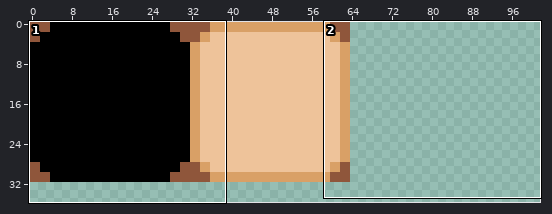
One commit to this pixel-art file: atlas_aseprite_file.aseprite. Above: a wide view before the commit, with the close-up outlined.
Close-up. First the earlier version:
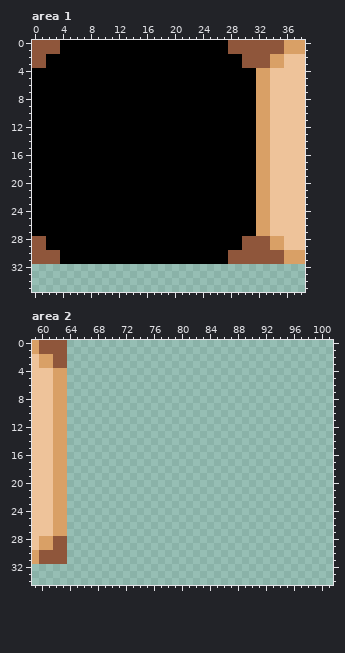
128x128 pixels, 1 frame. Shown: area 1: x 0..38, y 0..35; area 2: x 59..101, y 0..34. The wide view leaves out empty margins.
The same view after the edit:
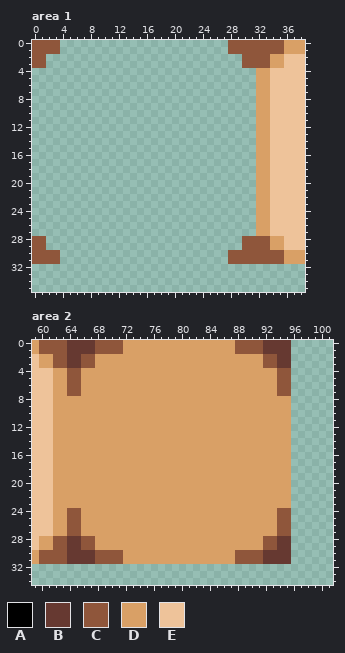
Palette (. is transparent): A #000000  B #663931  C #8f563b  D #d9a066  E #eec39a
What changed:
--- area 1
@@ x 0..38 @@
- 0 CCCCAAAAAAAAAAAAAAAAAAAAAAAACCCCCCCCDDD
- 1 CCCCAAAAAAAAAAAAAAAAAAAAAAAACCCCCCCCDDD
- 2 CCAAAAAAAAAAAAAAAAAAAAAAAAAAAACCCCDDEEE
- 3 CCAAAAAAAAAAAAAAAAAAAAAAAAAAAACCCCDDEEE
- 4 AAAAAAAAAAAAAAAAAAAAAAAAAAAAAAAADDEEEEE
- 5 AAAAAAAAAAAAAAAAAAAAAAAAAAAAAAAADDEEEEE
- 6 AAAAAAAAAAAAAAAAAAAAAAAAAAAAAAAADDEEEEE
- 7 AAAAAAAAAAAAAAAAAAAAAAAAAAAAAAAADDEEEEE
- 8 AAAAAAAAAAAAAAAAAAAAAAAAAAAAAAAADDEEEEE
- 9 AAAAAAAAAAAAAAAAAAAAAAAAAAAAAAAADDEEEEE
-10 AAAAAAAAAAAAAAAAAAAAAAAAAAAAAAAADDEEEEE
-11 AAAAAAAAAAAAAAAAAAAAAAAAAAAAAAAADDEEEEE
-12 AAAAAAAAAAAAAAAAAAAAAAAAAAAAAAAADDEEEEE
-13 AAAAAAAAAAAAAAAAAAAAAAAAAAAAAAAADDEEEEE
-14 AAAAAAAAAAAAAAAAAAAAAAAAAAAAAAAADDEEEEE
-15 AAAAAAAAAAAAAAAAAAAAAAAAAAAAAAAADDEEEEE
-16 AAAAAAAAAAAAAAAAAAAAAAAAAAAAAAAADDEEEEE
-17 AAAAAAAAAAAAAAAAAAAAAAAAAAAAAAAADDEEEEE
-18 AAAAAAAAAAAAAAAAAAAAAAAAAAAAAAAADDEEEEE
-19 AAAAAAAAAAAAAAAAAAAAAAAAAAAAAAAADDEEEEE
-20 AAAAAAAAAAAAAAAAAAAAAAAAAAAAAAAADDEEEEE
-21 AAAAAAAAAAAAAAAAAAAAAAAAAAAAAAAADDEEEEE
-22 AAAAAAAAAAAAAAAAAAAAAAAAAAAAAAAADDEEEEE
-23 AAAAAAAAAAAAAAAAAAAAAAAAAAAAAAAADDEEEEE
-24 AAAAAAAAAAAAAAAAAAAAAAAAAAAAAAAADDEEEEE
-25 AAAAAAAAAAAAAAAAAAAAAAAAAAAAAAAADDEEEEE
-26 AAAAAAAAAAAAAAAAAAAAAAAAAAAAAAAADDEEEEE
-27 AAAAAAAAAAAAAAAAAAAAAAAAAAAAAAAADDEEEEE
-28 CCAAAAAAAAAAAAAAAAAAAAAAAAAAAACCCCDDEEE
-29 CCAAAAAAAAAAAAAAAAAAAAAAAAAAAACCCCDDEEE
-30 CCCCAAAAAAAAAAAAAAAAAAAAAAAACCCCCCCCDDD
-31 CCCCAAAAAAAAAAAAAAAAAAAAAAAACCCCCCCCDDD
+ 0 CCCC........................CCCCCCCCDDD
+ 1 CCCC........................CCCCCCCCDDD
+ 2 CC............................CCCCDDEEE
+ 3 CC............................CCCCDDEEE
+ 4 ................................DDEEEEE
+ 5 ................................DDEEEEE
+ 6 ................................DDEEEEE
+ 7 ................................DDEEEEE
+ 8 ................................DDEEEEE
+ 9 ................................DDEEEEE
+10 ................................DDEEEEE
+11 ................................DDEEEEE
+12 ................................DDEEEEE
+13 ................................DDEEEEE
+14 ................................DDEEEEE
+15 ................................DDEEEEE
+16 ................................DDEEEEE
+17 ................................DDEEEEE
+18 ................................DDEEEEE
+19 ................................DDEEEEE
+20 ................................DDEEEEE
+21 ................................DDEEEEE
+22 ................................DDEEEEE
+23 ................................DDEEEEE
+24 ................................DDEEEEE
+25 ................................DDEEEEE
+26 ................................DDEEEEE
+27 ................................DDEEEEE
+28 CC............................CCCCDDEEE
+29 CC............................CCCCDDEEE
+30 CCCC........................CCCCCCCCDDD
+31 CCCC........................CCCCCCCCDDD
 32 .......................................
--- area 2
@@ x 59..101 @@
- 0 DCCCC......................................
- 1 DCCCC......................................
- 2 EDDCC......................................
- 3 EDDCC......................................
- 4 EEEDD......................................
- 5 EEEDD......................................
- 6 EEEDD......................................
- 7 EEEDD......................................
- 8 EEEDD......................................
- 9 EEEDD......................................
-10 EEEDD......................................
-11 EEEDD......................................
-12 EEEDD......................................
-13 EEEDD......................................
-14 EEEDD......................................
-15 EEEDD......................................
-16 EEEDD......................................
-17 EEEDD......................................
-18 EEEDD......................................
-19 EEEDD......................................
-20 EEEDD......................................
-21 EEEDD......................................
-22 EEEDD......................................
-23 EEEDD......................................
-24 EEEDD......................................
-25 EEEDD......................................
-26 EEEDD......................................
-27 EEEDD......................................
-28 EDDCC......................................
-29 EDDCC......................................
-30 DCCCC......................................
-31 DCCCC......................................
+ 0 DCCCCBBBBCCCCDDDDDDDDDDDDDDDDCCCCBBBB......
+ 1 DCCCCBBBBCCCCDDDDDDDDDDDDDDDDCCCCBBBB......
+ 2 EDDCCBBCCDDDDDDDDDDDDDDDDDDDDDDDDCCBB......
+ 3 EDDCCBBCCDDDDDDDDDDDDDDDDDDDDDDDDCCBB......
+ 4 EEEDDCCDDDDDDDDDDDDDDDDDDDDDDDDDDDDCC......
+ 5 EEEDDCCDDDDDDDDDDDDDDDDDDDDDDDDDDDDCC......
+ 6 EEEDDCCDDDDDDDDDDDDDDDDDDDDDDDDDDDDCC......
+ 7 EEEDDCCDDDDDDDDDDDDDDDDDDDDDDDDDDDDCC......
+ 8 EEEDDDDDDDDDDDDDDDDDDDDDDDDDDDDDDDDDD......
+ 9 EEEDDDDDDDDDDDDDDDDDDDDDDDDDDDDDDDDDD......
+10 EEEDDDDDDDDDDDDDDDDDDDDDDDDDDDDDDDDDD......
+11 EEEDDDDDDDDDDDDDDDDDDDDDDDDDDDDDDDDDD......
+12 EEEDDDDDDDDDDDDDDDDDDDDDDDDDDDDDDDDDD......
+13 EEEDDDDDDDDDDDDDDDDDDDDDDDDDDDDDDDDDD......
+14 EEEDDDDDDDDDDDDDDDDDDDDDDDDDDDDDDDDDD......
+15 EEEDDDDDDDDDDDDDDDDDDDDDDDDDDDDDDDDDD......
+16 EEEDDDDDDDDDDDDDDDDDDDDDDDDDDDDDDDDDD......
+17 EEEDDDDDDDDDDDDDDDDDDDDDDDDDDDDDDDDDD......
+18 EEEDDDDDDDDDDDDDDDDDDDDDDDDDDDDDDDDDD......
+19 EEEDDDDDDDDDDDDDDDDDDDDDDDDDDDDDDDDDD......
+20 EEEDDDDDDDDDDDDDDDDDDDDDDDDDDDDDDDDDD......
+21 EEEDDDDDDDDDDDDDDDDDDDDDDDDDDDDDDDDDD......
+22 EEEDDDDDDDDDDDDDDDDDDDDDDDDDDDDDDDDDD......
+23 EEEDDDDDDDDDDDDDDDDDDDDDDDDDDDDDDDDDD......
+24 EEEDDCCDDDDDDDDDDDDDDDDDDDDDDDDDDDDCC......
+25 EEEDDCCDDDDDDDDDDDDDDDDDDDDDDDDDDDDCC......
+26 EEEDDCCDDDDDDDDDDDDDDDDDDDDDDDDDDDDCC......
+27 EEEDDCCDDDDDDDDDDDDDDDDDDDDDDDDDDDDCC......
+28 EDDCCBBCCDDDDDDDDDDDDDDDDDDDDDDDDCCBB......
+29 EDDCCBBCCDDDDDDDDDDDDDDDDDDDDDDDDCCBB......
+30 DCCCCBBBBCCCCDDDDDDDDDDDDDDDDCCCCBBBB......
+31 DCCCCBBBBCCCCDDDDDDDDDDDDDDDDCCCCBBBB......
 32 ...........................................
